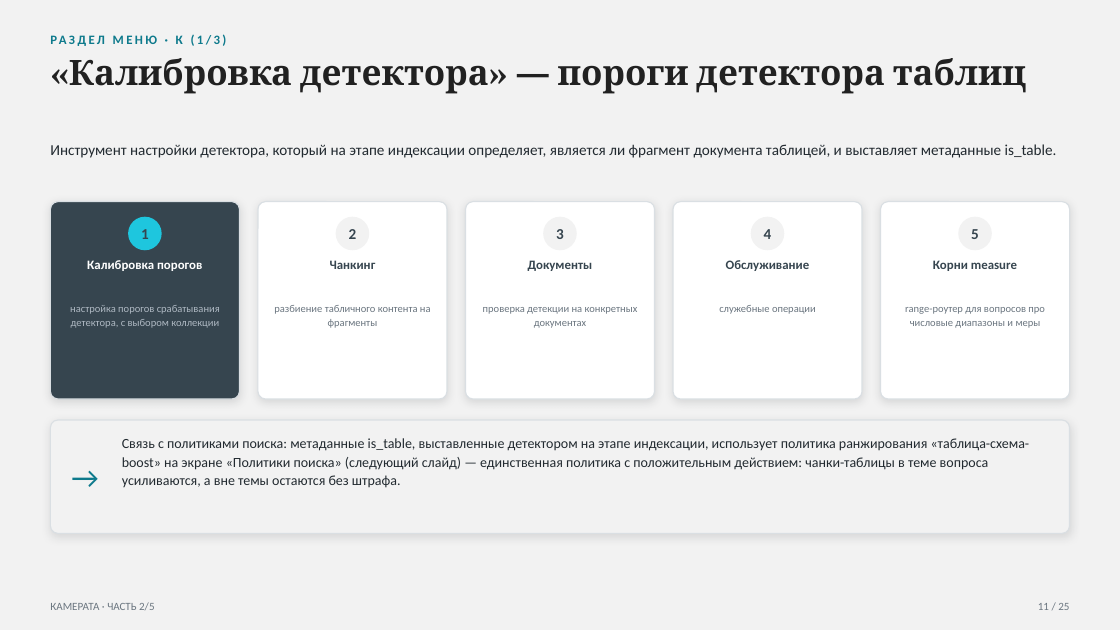
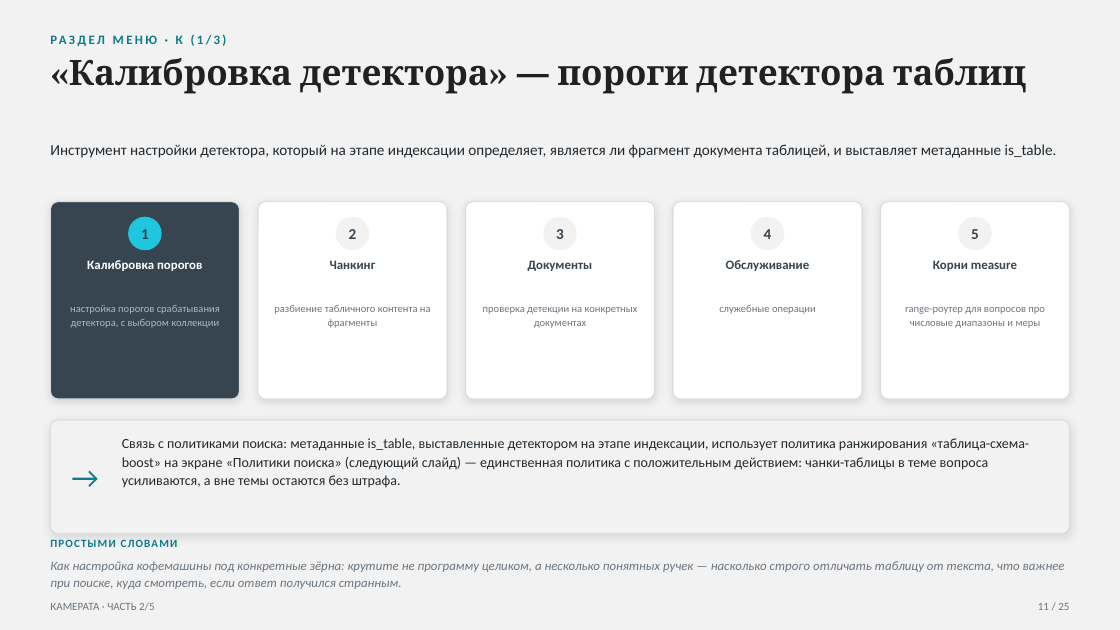
Before and after one commit to vladilslavandrosov-prog/job-RAG, a slide deck: slide 11 of docs/presentations/02-platforma-arhitektura.pptx. Drawn at 1120x630 pixels with LibreOffice and Linux fonts; fonts in the diff are those of the drawing. Boxes give left, top, right and bottom in pixels: in the first picture for what was removed or moved away, otherwise in the second. Text is boxed around its words. In the diff, an @@ line names an element or a change of style, - is before the commit and + after.

```diff
--- a/docs/presentations/02-platforma-arhitektura.pptx
+++ b/docs/presentations/02-platforma-arhitektura.pptx
@@ text added at <box>50,536,1070,553</box>, 9.5 pt, text #0E7A8C, bold @@
+ПРОСТЫМИ СЛОВАМИ
@@ text added at <box>50,561,1065,589</box>, 11 pt, text #6B7680, italic @@
+Как настройка кофемашины под конкретные зёрна: крутите не программу целиком, а несколько понятных ручек — насколько строго отличать таблицу от текста, что важнее при поиске, куда смотреть, если ответ получился странным.
```
Also in this commit, not shown: 10 other slides changed.
